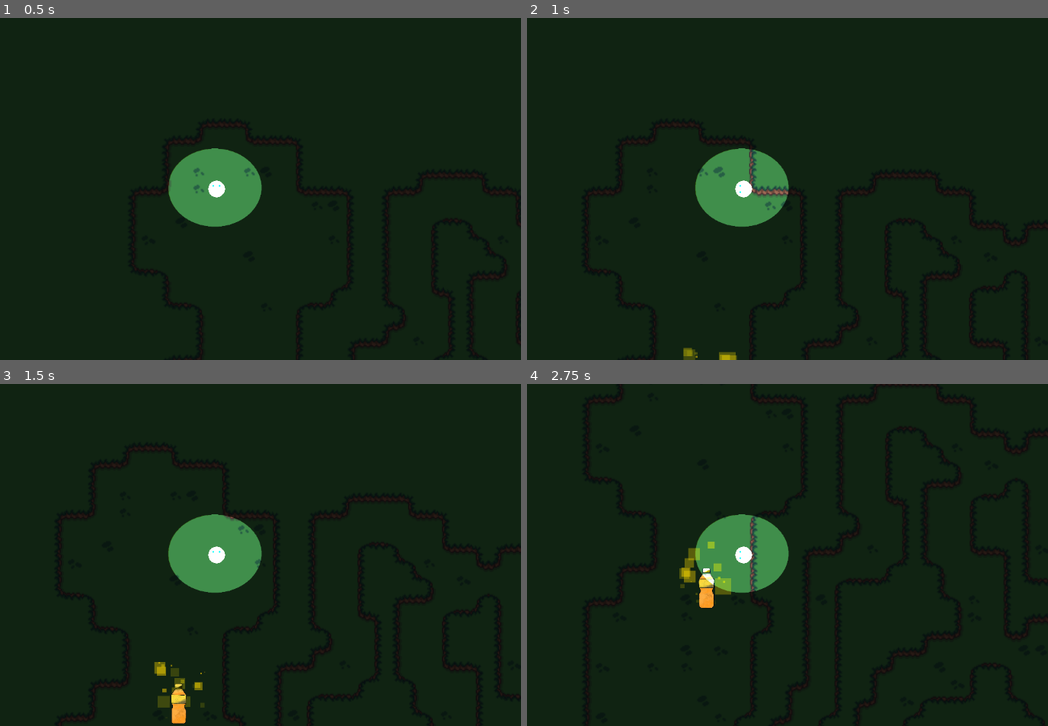
Above: before the commit, frames 1-4 (two rows, left to right).
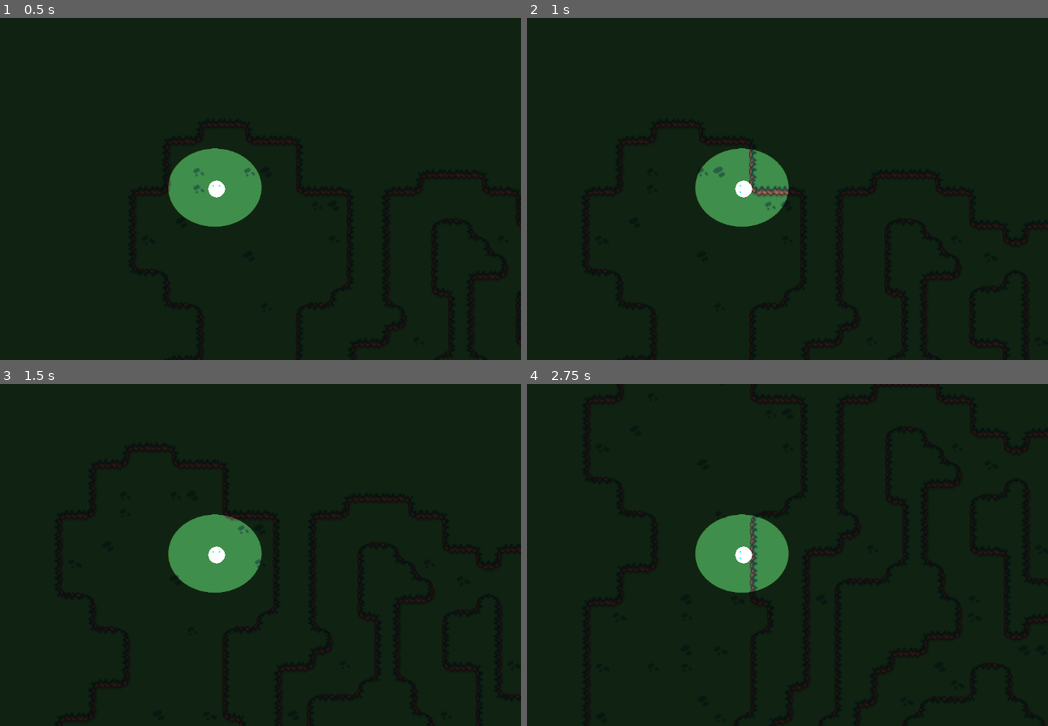
Above: after the commit, the same moments.

Repository: eliasescalante/GJ_godot_2026
Game: Godot game, scene res://src/scenes/world/Level1/level_1.tscn
Same seed, same stepped clock (60 frames per second), same inputs: the game is played once before the commit and once after it. Sound files missing from this copy of the repository are replaced by a short silence.
Inputs:
- Up to frame 1 (0.5 s): no input
- Up to frame 2 (1 s): tap Enter at 0.5 s; hold Right (ui_right) from 0.53 s (still down)
- Up to frame 3 (1.5 s): release Right (ui_right) at 1.28 s; hold Down (ui_down) from 1.28 s (still down)
- Up to frame 4 (2.75 s): release Down (ui_down) at 2.03 s; hold Right (ui_right) from 2.03 s (still down)

Frame 1 is identical in both runs. In frame 2, 0.2% of the frame differs, in the area x 29-41%, y 96-100%; in frame 3, 0.6%; in frame 4, 0.8%, in the area x 29-40%, y 46-66%.

Commit message:
completo los items del nivel y borro carpetas basuras

Diff:
--- a/src/scenes/world/Level1/level_1.tscn
+++ b/src/scenes/world/Level1/level_1.tscn
@@ -5,8 +5,11 @@
 [ext_resource type="Texture2D" uid="uid://0tubb6mn3fnv" path="res://src/assets/circulo prueba 1.png" id="3_6l7c0"]
 [ext_resource type="PackedScene" uid="uid://cca8temg1pm6m" path="res://src/scenes/item/item.tscn" id="3_ssvh6"]
 
+[sub_resource type="CircleShape2D" id="CircleShape2D_ssvh6"]
+radius = 26.305893
+
 [node name="Level1" type="Node2D" unique_id=2122621395]
-self_modulate = Color(18.875748, 18.875748, 18.875748, 1)
+self_modulate = Color(18.876, 18.876, 18.876, 1)
 
 [node name="Map" parent="." unique_id=2001151964 instance=ExtResource("1_tyfmc")]
 modulate = Color(0.25390625, 0.25390625, 0.25390625, 1)
@@ -23,15 +26,19 @@
 [node name="Items" type="Node2D" parent="." unique_id=162860507]
 
 [node name="Item" parent="Items" unique_id=255965368 instance=ExtResource("3_ssvh6")]
-position = Vector2(107, 233)
+position = Vector2(213, 472)
 
 [node name="Item2" parent="Items" unique_id=1232916825 instance=ExtResource("3_ssvh6")]
-position = Vector2(379, 648)
+position = Vector2(983, 848)
 objeto_a_mostrar = 0
 
 [node name="Item3" parent="Items" unique_id=415812778 instance=ExtResource("3_ssvh6")]
-position = Vector2(227, 506)
+position = Vector2(530, 477)
 objeto_a_mostrar = 4
 
 [node name="Area2D" type="Area2D" parent="." unique_id=541191605]
 position = Vector2(922, 556)
+
+[node name="CollisionShape2D" type="CollisionShape2D" parent="Area2D" unique_id=1983440502]
+position = Vector2(289, 368)
+shape = SubResource("CircleShape2D_ssvh6")
--- a/src/scenes/world/tile_laberiton_modelo_1/laberinto.tscn
+++ /dev/null
@@ -1,17 +0,0 @@
-[gd_scene format=3 uid="uid://dv77agndd1jbs"]
-
-[ext_resource type="Texture2D" uid="uid://d1i7vqle0b1sn" path="res://src/assets/imagegodotmeetupjam.png" id="1_tbv1x"]
-[ext_resource type="PackedScene" uid="uid://difl8slskhcp1" path="res://src/scenes/player/player.tscn" id="2_yvtik"]
-
-[node name="Laberinto" type="Node2D" unique_id=1537931932]
-
-[node name="Laberinto" type="Sprite2D" parent="." unique_id=549683848]
-texture_filter = 1
-position = Vector2(599.00006, 323)
-scale = Vector2(1.3289921, 1.4595959)
-texture = ExtResource("1_tbv1x")
-
-[node name="Player" parent="." unique_id=2066801081 instance=ExtResource("2_yvtik")]
-position = Vector2(76, 57)
-
-[node name="TileMapLayer" type="TileMapLayer" parent="." unique_id=1193052077]
--- a/src/scenes/world/world_test/world_test.tscn
+++ /dev/null
@@ -1,59 +0,0 @@
-[gd_scene format=3 uid="uid://bu2gms8radgl7"]
-
-[ext_resource type="PackedScene" uid="uid://difl8slskhcp1" path="res://src/scenes/player/player.tscn" id="1_1dhvx"]
-[ext_resource type="PackedScene" uid="uid://dv77agndd1jbs" path="res://src/scenes/world/tile_laberiton_modelo_1/laberinto.tscn" id="2_cykxl"]
-[ext_resource type="PackedScene" path="res://src/scenes/item/item.tscn" id="3_qpuns"]
-
-[sub_resource type="RectangleShape2D" id="RectangleShape2D_cykxl"]
-size = Vector2(18, 91.5)
-
-[sub_resource type="OccluderPolygon2D" id="OccluderPolygon2D_pared"]
-polygon = PackedVector2Array(-9, -45.75, 9, -45.75, 9, 45.75, -9, 45.75)
-
-[node name="WorldTest" type="Node2D" unique_id=211107038]
-
-[node name="Laberinto" parent="." unique_id=1537931932 instance=ExtResource("2_cykxl")]
-visible = false
-position = Vector2(-25, 66)
-
-[node name="Player" parent="." unique_id=2066801081 instance=ExtResource("1_1dhvx")]
-position = Vector2(527, 370)
-
-[node name="Pared" type="StaticBody2D" parent="." unique_id=855762122 groups=["pared"]]
-position = Vector2(-1, 7)
-
-[node name="CollisionShape2D" type="CollisionShape2D" parent="Pared" unique_id=1786872470]
-position = Vector2(387, 381)
-shape = SubResource("RectangleShape2D_cykxl")
-
-[node name="ColorRect" type="ColorRect" parent="Pared" unique_id=1927904053]
-offset_left = 379.0
-offset_top = 334.0
-offset_right = 396.0
-offset_bottom = 428.0
-
-[node name="LightOccluder2D" type="LightOccluder2D" parent="Pared" unique_id=1263827858]
-position = Vector2(387, 381)
-occluder = SubResource("OccluderPolygon2D_pared")
-
-[node name="Pared2" type="StaticBody2D" parent="." unique_id=156413903 groups=["pared"]]
-position = Vector2(744, -162)
-rotation = 1.5522186
-metadata/_edit_group_ = true
-
-[node name="CollisionShape2D" type="CollisionShape2D" parent="Pared2" unique_id=753092514]
-position = Vector2(506, 316)
-shape = SubResource("RectangleShape2D_cykxl")
-
-[node name="ColorRect" type="ColorRect" parent="Pared2" unique_id=2013466426]
-offset_left = 496.0
-offset_top = 270.0
-offset_right = 513.0
-offset_bottom = 364.0
-
-[node name="LightOccluder2D" type="LightOccluder2D" parent="Pared2" unique_id=1681393094]
-position = Vector2(506, 316)
-occluder = SubResource("OccluderPolygon2D_pared")
-
-[node name="Item" parent="." unique_id=150266341 instance=ExtResource("3_qpuns")]
-position = Vector2(361, 364)
